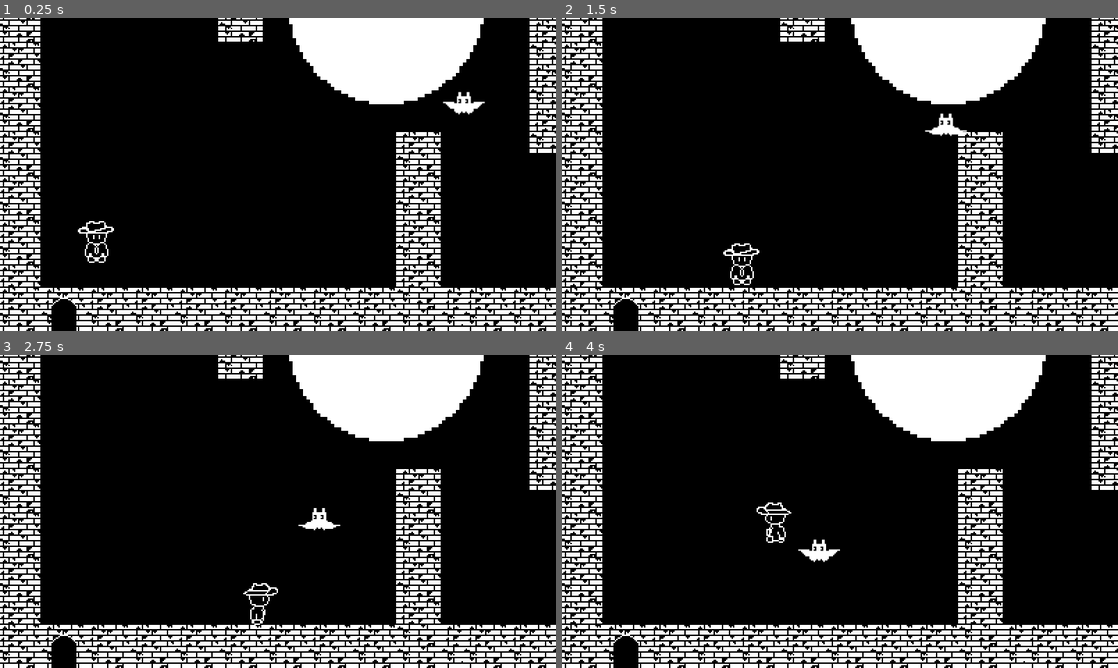
Above: before the commit, frames 1-4 (two rows, left to right).
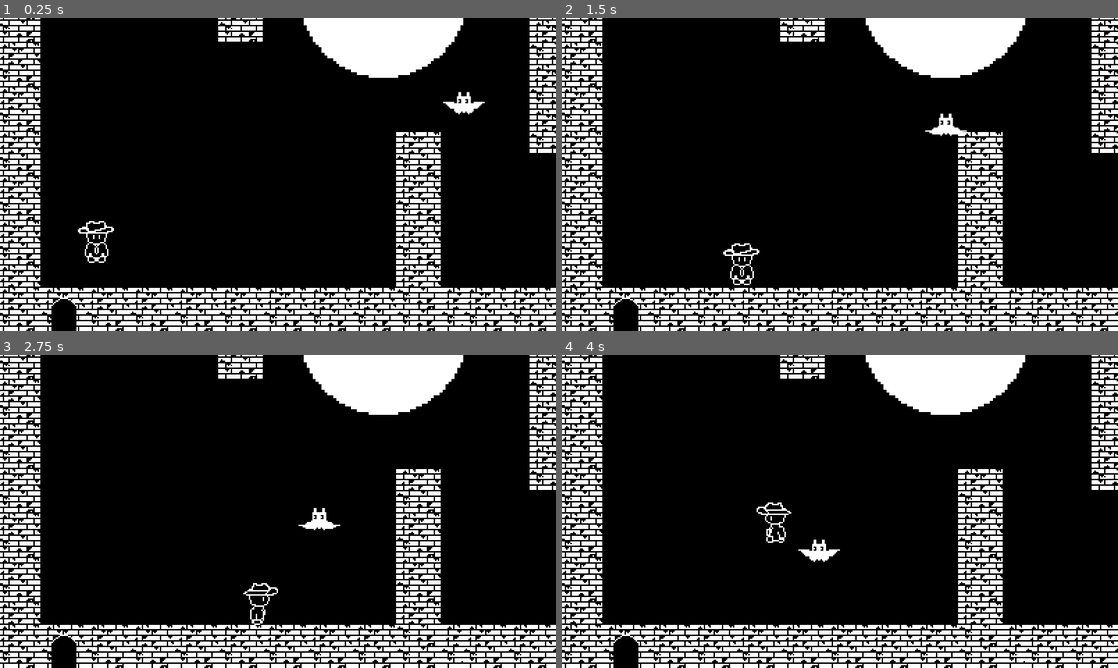
Above: after the commit, the same moments.

Repository: Tracychun13/twilight-tower
Game: Godot game, scene res://scenes/game_level_1.tscn
Same seed, same stepped clock (60 frames per second), same inputs: the game is played once before the commit and once after it.
Inputs:
- Up to frame 1 (0.25 s): no input
- Up to frame 2 (1.5 s): hold D (right) 0.53-1.28 s; hold K (attack) 0.53-1.28 s; hold S (down) from 1.28 s (still down); tap J (shield) at 1.35 s
- Up to frame 3 (2.75 s): release S (down) at 2.03 s; hold D (right) from 2.03 s (still down); hold K (attack) from 2.03 s (still down)
- Up to frame 4 (4 s): release D (right) at 2.78 s; release K (attack) at 2.78 s; hold W (up) 2.78-3.53 s; tap J (shield) at 2.85 s; hold A (left) from 3.53 s (still down); hold K (attack) from 3.53 s (still down)

The runs differ from the first frame. In frame 1, 3.2% of the frame differs, in the area x 52-87%, y 0-28%; in frame 2, 3.2%; in frame 3, 3.2%; in frame 4, 3.2%.

Commit message:
changed the lightsprite to a scene

Diff:
--- a/twilight-tower/scenes/game_level_1.tscn
+++ b/twilight-tower/scenes/game_level_1.tscn
@@ -8,8 +8,6 @@
 [ext_resource type="PackedScene" uid="uid://d2ia8rh1mmtxd" path="res://scenes/ghost.tscn" id="7_ybydf"]
 [ext_resource type="Script" path="res://next_level_1.gd" id="8_ss6lk"]
 [ext_resource type="PackedScene" uid="uid://ccys3h26v3rnb" path="res://scenes/background_score.tscn" id="9_mmbuv"]
-[ext_resource type="Shader" path="res://shaders/invert_colors.gdshader" id="10_1owbk"]
-[ext_resource type="Texture2D" uid="uid://yhbfe0l1ogs4" path="res://assets/environment/LightSprite.png" id="11_b75ox"]
 
 [sub_resource type="NavigationPolygon" id="NavigationPolygon_ktwm2"]
 vertices = PackedVector2Array(-298, -161, 281.688, -161, 272.992, -160.977, 240.992, -160.922, 224.992, -160.898, 160.9 …(1044 unchanged characters)…
@@ -499,9 +497,6 @@
 navigation_layer_0/layers = 1
 sources/0 = SubResource("TileSetAtlasSource_tbhou")
 
-[sub_resource type="ShaderMaterial" id="ShaderMaterial_uwwce"]
-shader = ExtResource("10_1owbk")
-
 [sub_resource type="RectangleShape2D" id="RectangleShape2D_gdh20"]
 size = Vector2(31, 25)
 
@@ -542,19 +537,12 @@
 limit_bottom = 185
 limit_smoothed = true
 
-[node name="LightSprite" type="Sprite2D" parent="."]
-material = SubResource("ShaderMaterial_uwwce")
-position = Vector2(-22, -48)
-scale = Vector2(2.5, 2.5)
-texture = ExtResource("11_b75ox")
-
-[node name="light" parent="LightSprite" node_paths=PackedStringArray("player", "bat", "ghost") instance=ExtResource("4_jcbiw")]
-position = Vector2(-0.399998, 7.62939e-06)
-scale = Vector2(0.425, 0.425)
-collision_mask = 6
-player = NodePath("../../Player")
-bat = NodePath("../../Bat")
-ghost = NodePath("../../Ghost")
+[node name="light" parent="." node_paths=PackedStringArray("player", "bat", "ghost") instance=ExtResource("4_jcbiw")]
+position = Vector2(-24, -52.75)
+scale = Vector2(2.125, 1.99219)
+player = NodePath("../Player")
+bat = NodePath("../Bat")
+ghost = NodePath("../Ghost")
 
 [node name="Next_Level" type="Area2D" parent="."]
 position = Vector2(47, 50)
--- a/twilight-tower/scenes/light_area.tscn
+++ b/twilight-tower/scenes/light_area.tscn
@@ -1,21 +1,21 @@
-[gd_scene load_steps=5 format=3 uid="uid://kpuvt45selag"]
+[gd_scene load_steps=6 format=3 uid="uid://kpuvt45selag"]
 
 [ext_resource type="Script" path="res://scripts/light_area.gd" id="1_s5xwa"]
 [ext_resource type="Shader" path="res://shaders/invert_colors.gdshader" id="2_h5bw8"]
+[ext_resource type="Texture2D" uid="uid://yhbfe0l1ogs4" path="res://assets/environment/LightSprite.png" id="3_0xsfa"]
 
 [sub_resource type="ShaderMaterial" id="ShaderMaterial_d1nbr"]
 shader = ExtResource("2_h5bw8")
 
 [sub_resource type="CircleShape2D" id="CircleShape2D_kd25a"]
-radius = 66.0076
+radius = 28.1603
 
-[node name="light" type="Area2D"]
+[node name="light" type="Sprite2D"]
 material = SubResource("ShaderMaterial_d1nbr")
-collision_mask = 2
+texture = ExtResource("3_0xsfa")
 script = ExtResource("1_s5xwa")
 
-[node name="CollisionShape2D" type="CollisionShape2D" parent="."]
+[node name="Area2D" type="Area2D" parent="."]
+
+[node name="CollisionShape2D" type="CollisionShape2D" parent="Area2D"]
 shape = SubResource("CircleShape2D_kd25a")
-
-[connection signal="body_entered" from="." to="." method="_on_body_entered"]
-[connection signal="body_exited" from="." to="." method="_on_body_exited"]
--- a/twilight-tower/scripts/light_area.gd
+++ b/twilight-tower/scripts/light_area.gd
@@ -1,4 +1,4 @@
-extends Area2D
+extends Sprite2D
 
 @export var player: CharacterBody2D
 @export var bat: CharacterBody2D
Not shown: 1 places in twilight-tower/scenes/game_level_1.tscn that only renumber resources
